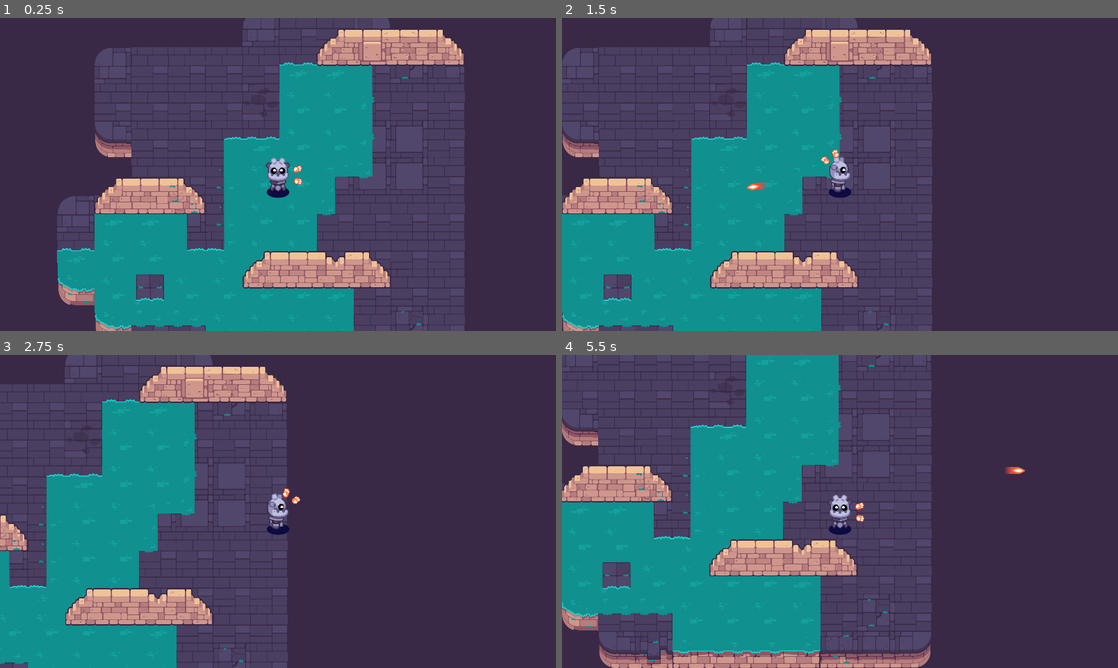
Above: before the commit, frames 1-4 (two rows, left to right).
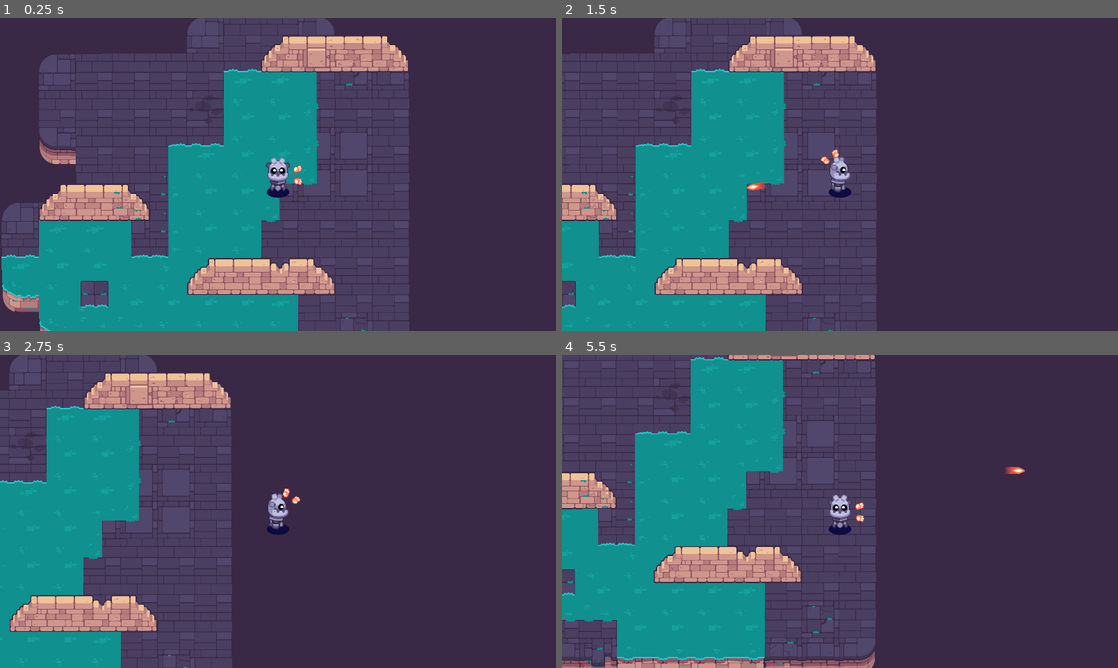
Above: after the commit, the same moments.

Repository: DavidNobela/Path-of-Sorcerers-Game
Game: Godot game, scene res://node.tscn
The game is run twice, just before and just after one commit, with the same random seed, the same clock (stepped at 60 frames per second) and the same inputs.
Inputs (mouse positions are in pixels of both pictures, inside the frame that each line leads up to):
- Up to frame 1 (0.25 s): no input
- Up to frame 2 (1.5 s): tap Enter at 0.5 s; move the mouse to (962, 158) at 0.52 s; hold D (move_right) 0.53-1.25 s; click (962, 158) at 0.6 s; tap Space at 0.77 s; drag from (728, 190) to (1051, 124) at 1.27 s
- Up to frame 3 (2.75 s): move the mouse to (333, 442) at 2.02 s; hold D (move_right) from 2.03 s (still down); click (333, 442) at 2.1 s
- Up to frame 4 (5.5 s): release D (move_right) at 2.75 s; drag from (812, 574) to (673, 464) at 2.77 s; move the mouse to (1006, 558) at 3.52 s; hold A (move_left) 3.53-4.25 s; click (1006, 558) at 3.6 s; tap Space at 3.77 s; drag from (673, 464) to (756, 433) at 4.27 s; move the mouse to (867, 511) at 5.02 s; hold S (move_down) from 5.03 s (still down); click (867, 511) at 5.1 s

The runs differ from the first frame. In frame 1, 42% of the frame differs, in the area x 0-84%, y 0-100%; in frame 2, 33%; in frame 3, 28%; in frame 4, 35%.

Commit message:
Move player position

Diff:
--- a/M10.twin_stick_workbook/node.tscn
+++ b/M10.twin_stick_workbook/node.tscn
@@ -6,8 +6,8 @@
 [node name="Node" type="Node2D"]
 
 [node name="RoomA" parent="." instance=ExtResource("1_1wrky")]
-position = Vector2(-9.53674e-07, 0)
+position = Vector2(1, 0)
 
 [node name="Player" parent="." instance=ExtResource("2_gw7jg")]
-position = Vector2(763, 566)
+position = Vector2(956, 543)
 rotation = -0.00114604
